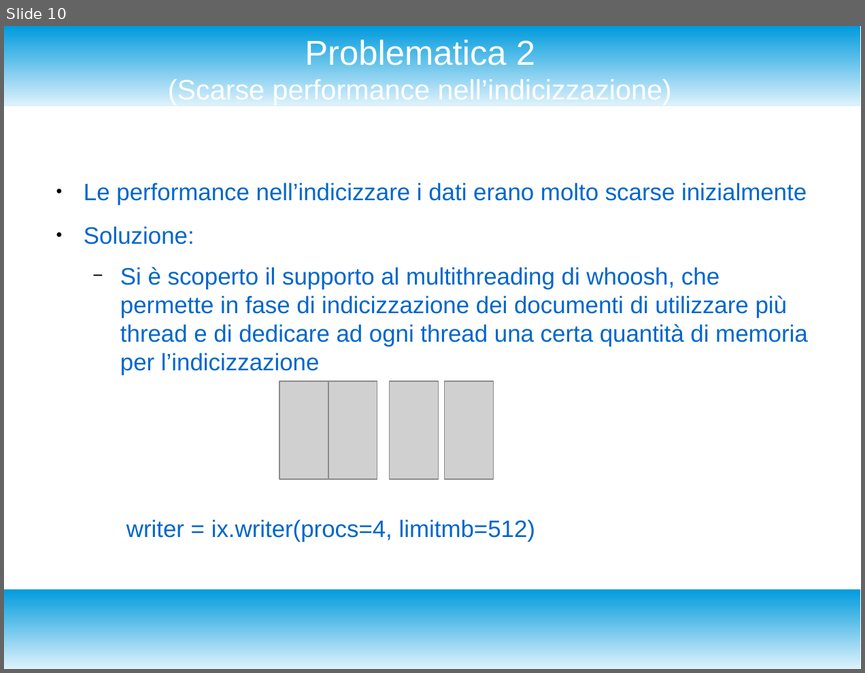
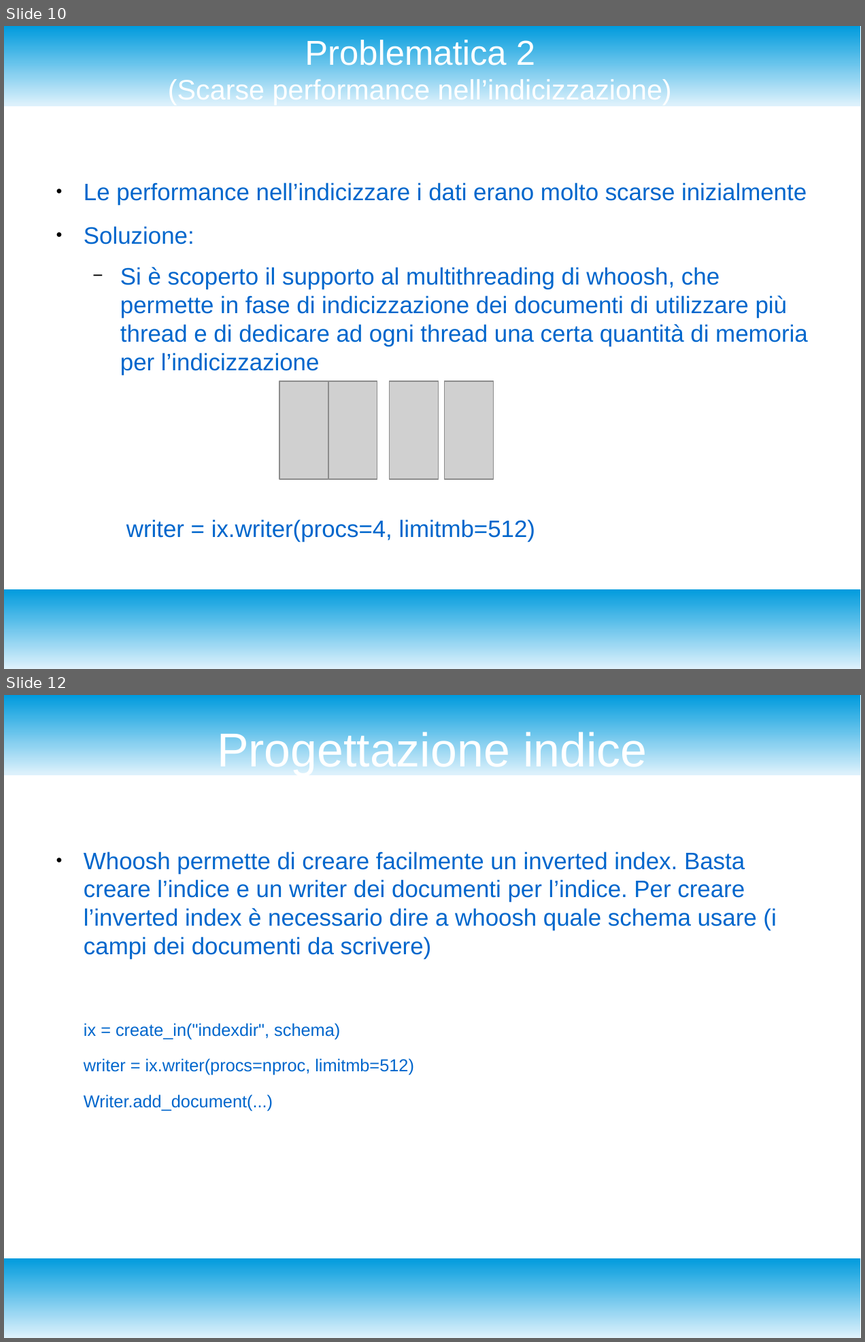
Before and after one commit to enrico404/SearchEngineForDblp, a slide deck: DocDblpSearchEngine.odp. Shown one above the other, each under a label of ours: slide 10 before the commit, slides 10 and 12 after it; the slides between them are not shown. The pictures are 865x673 and 865x1342 pixels, drawn with LibreOffice and Linux fonts; fonts in the diff are those of the drawing; grey boxes stand for pictures. Boxes give left, top, right and bottom in pixels: in the first picture for what was removed or moved away, otherwise in the second. Text is boxed around its words. In the diff, an @@ line names an element or a change of style, - is before the commit and + after.

```diff
--- a/DocDblpSearchEngine.odp
+++ b/DocDblpSearchEngine.odp
@@ slide 12 added at bbox=[4, 695, 861, 1338], background #FFFFFF; not listed: 2 template elements that a slide beside it also shows @@
@@ title added at bbox=[217, 728, 647, 775], 44 pt, text #FFFFFF @@
+Progettazione indice
@@ text added at bbox=[84, 851, 776, 1111], 22 pt, text #0066CC @@
+● Whoosh permette di creare facilmente un inverted index. Basta creare l’indice e un writer dei documenti per l’indice. Per creare l’inverted index è necessario dire a whoosh quale schema usare (i campi dei documenti da scrivere)
+ix = create_in("indexdir", schema)
+writer = ix.writer(procs=nproc, limitmb=512)
+Writer.add_document(...)
```
Also in this commit, not shown: 3 slides changed, 6 other slides added, 2 other files.
